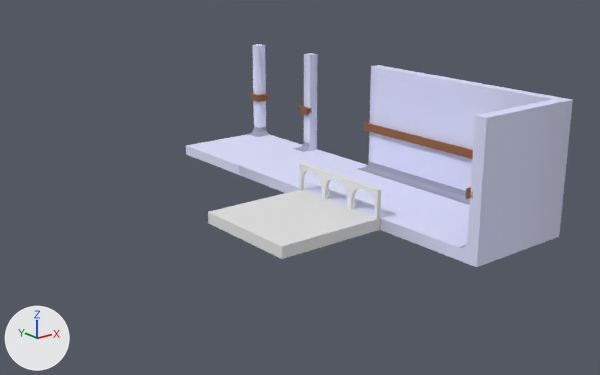
The FBX model GGJ2020_IcanRevival/Assets/Graph/3D/Asset/Tileset.FBX: old version first, new version second.
The view is the same before and after, from a 50 mm camera at (-9.93, -10.09, 4.68) aimed at (-1.73, 0.16, 0.58). The axes (+X, +Y, +Z) are drawn at lower left. The lights are the same throughout. Where no turn or scale is listed for an object, it has been applied to the vertices.
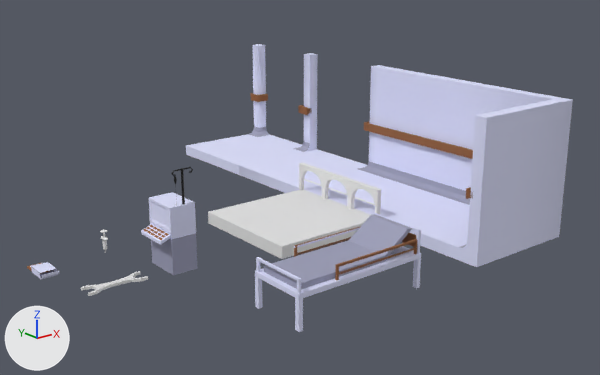
Where the change shows, as pixel boxes (x1, y1, x2, y2) in the pictures (600 x 375 px):
'Box013', added: after (255, 213, 421, 332)
    faces in mat_material__36_003 (grey #9c9eb7): (264, 214, 412, 289)
    faces in mat_material__36 (white #dfe2ff): (255, 213, 421, 332)
    faces in mat_material__36_001 (brown #925d38): (294, 226, 417, 280)
'Box014', added: after (141, 167, 198, 275)
    faces in mat_material__36 (white #dfe2ff): (141, 192, 196, 245)
    faces in mat_material__36_003 (grey #9c9eb7): (151, 233, 198, 275)
    faces in mat_material__36_002 (white #dfe2ff): (152, 203, 170, 228)
    faces in mat_01___default_slot__5_005 (black #000000): (172, 167, 193, 205)
    faces in mat_material__36_001 (brown #925d38): (144, 225, 169, 240)
'Box015', added: after (81, 271, 148, 296)
'Box016', added: after (27, 262, 59, 279)
    faces in mat_material__36 (white #dfe2ff): (31, 262, 59, 279)
'Cylinder001', added: after (100, 230, 108, 253)

Patch to the scene script:
```diff
--- a/GGJ2020_IcanRevival/Assets/Graph/3D/Asset/Tileset.FBX.py
+++ b/GGJ2020_IcanRevival/Assets/Graph/3D/Asset/Tileset.FBX.py
@@ mat_01___default_slot__5_005 @@
+mat_01___default_slot__5_005 = principled_material('01 - Default Slot #5.005')
+mat_01___default_slot__5_005.base_color = (0.0, 0.0, 0.0)  # black #000000
+mat_01___default_slot__5_005.roughness = 0.553
@@ mat_01___default_slot__6_005 @@
+mat_01___default_slot__6_005 = principled_material('01 - Default Slot #6.005')
+mat_01___default_slot__6_005.base_color = (0.0, 0.0, 0.0)  # black #000000
+mat_01___default_slot__6_005.roughness = 0.553
@@ me_mesh_006 @@
+me_mesh_006.from_pydata(...)  # 212 vertices, 210 faces; spans x -1.97..0.13, y -0.37..0.53, z -0.5..0.36
+# faces by material slot: [104, 96, 10]
+me_mesh_006.materials.append(mat_material__36)  # white #dfe2ff
+me_mesh_006.materials.append(mat_material__36_001)  # brown #925d38
+me_mesh_006.materials.append(mat_material__36_003)  # grey #9c9eb7
@@ me_mesh_007 @@
+me_mesh_007.from_pydata(...)  # 394 vertices, 768 faces; spans x -0.36..0.21, y -0.3..0.3, z 0.0..1.52
+# faces by material slot: [188, 30, 2, 8, 460, 80]
+me_mesh_007.materials.append(mat_material__36)  # white #dfe2ff
+me_mesh_007.materials.append(mat_material__36_001)  # brown #925d38
+me_mesh_007.materials.append(mat_material__36_002)  # white #dfe2ff
+me_mesh_007.materials.append(mat_material__36_003)  # grey #9c9eb7
+me_mesh_007.materials.append(mat_01___default_slot__5_005)  # black #000000
+me_mesh_007.materials.append(mat_01___default_slot__6_005)  # black #000000
@@ me_mesh_010 @@
+me_mesh_010.from_pydata(...)  # 2924 vertices, 3095 faces; spans x -0.12..0.12, y -0.256..0.379, z 0.0..0.1
+# faces by material slot: [13, 6, 3072, 4]
+me_mesh_010.materials.append(mat_material__36)  # white #dfe2ff
+me_mesh_010.materials.append(mat_material__36_001)  # brown #925d38
+me_mesh_010.materials.append(mat_material__36_002)  # white #dfe2ff
+me_mesh_010.materials.append(mat_material__36_003)  # grey #9c9eb7
@@ me_mesh_008 @@
+me_mesh_008.from_pydata(...)  # 94 vertices, 92 faces; spans x -0.449..0.449, y -0.137..0.137, z -0.039..0.0
@@ me_mesh_009 @@
+me_mesh_009.from_pydata(...)  # 140 vertices, 276 faces; spans x -0.055..0.055, y -0.088..0.088, z -0.071..0.284
@@ ob_box013 @@
+ob_box013 = bpy.data.objects.new('Box013', me_mesh_006)
+ob_box013.location = (-2.29, -2.6, 0.5)
@@ ob_box014 @@
+ob_box014 = bpy.data.objects.new('Box014', me_mesh_007)
+ob_box014.location = (-4.36, -0.23, 0.0)
@@ ob_box016 @@
+ob_box016 = bpy.data.objects.new('Box016', me_mesh_010)
+ob_box016.location = (-5.96, 0.66, 0.0)
@@ ob_box015 @@
+ob_box015 = bpy.data.objects.new('Box015', me_mesh_008)
+ob_box015.location = (-5.31, -0.22, 0.0)
@@ ob_cylinder001 @@
+ob_cylinder001 = bpy.data.objects.new('Cylinder001', me_mesh_009)
+ob_cylinder001.location = (-4.85, 1.02, 0.0)
```
